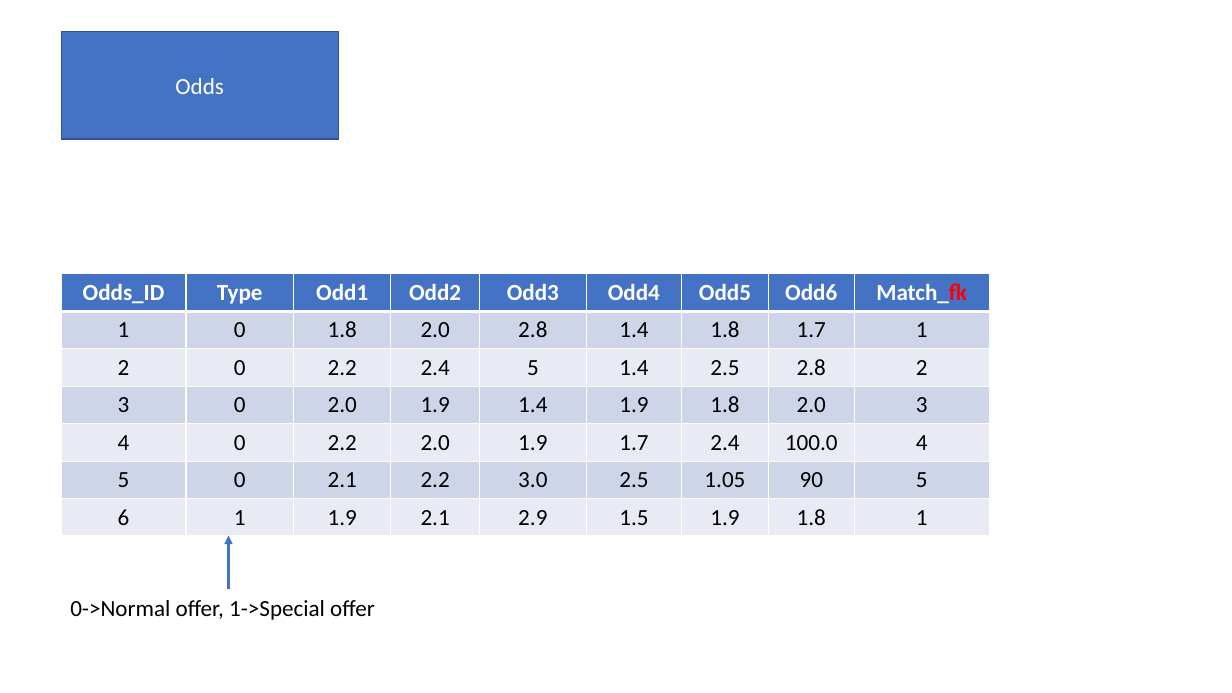
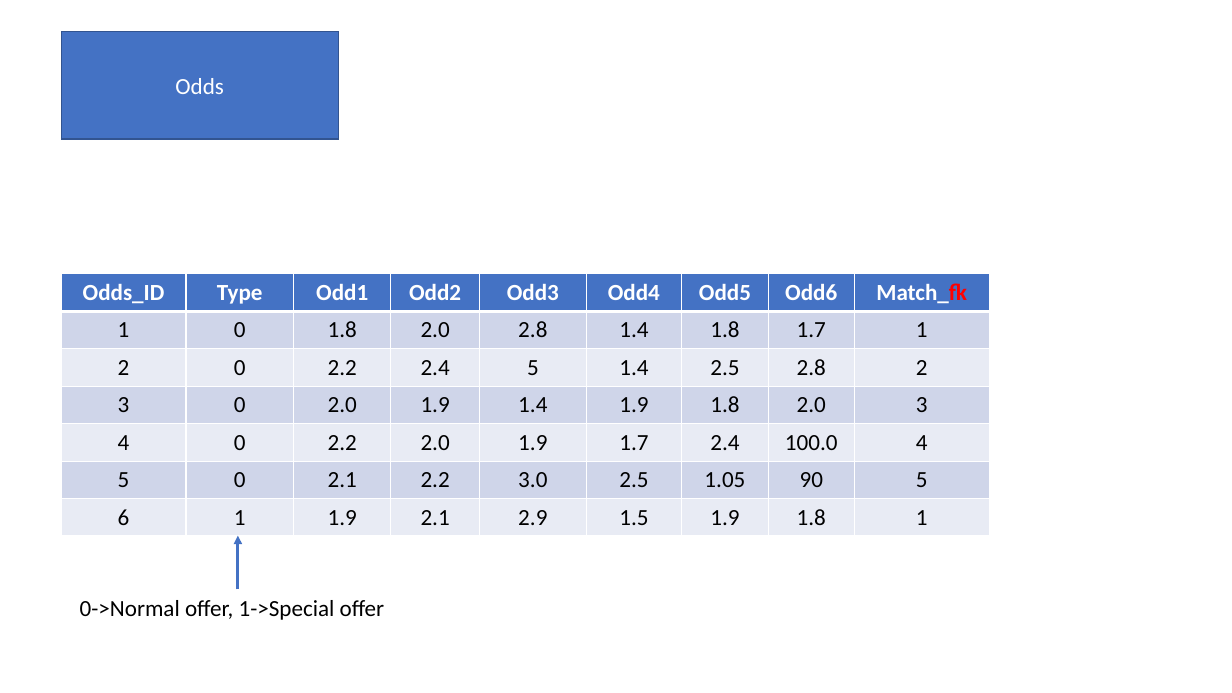
Before and after one commit to LjuboM/Betting-app, a slide deck: slide 6 of Database Logic.pptx (slide 7 before the commit). Drawn at 1232x693 pixels with LibreOffice and Linux fonts; fonts in the diff are those of the drawing. Boxes give left, top, right and bottom in pixels: in the first picture for what was removed or moved away, otherwise in the second. Text is boxed around its words. In the diff, an @@ line names an element or a change of style, - is before the commit and + after.

```diff
--- a/Database Logic.pptx
+++ b/Database Logic.pptx
@@ arrow moved from (228, 590) - (228, 536) to (238, 590) - (238, 536) @@
@@ text "0->Normal offer, 1->Special offer" moved from (x1=70, y1=600, x2=375, y2=620) to (x1=80, y1=600, x2=385, y2=620) @@
```
Also in this commit, not shown: 4 other slides changed, 5 other files.
